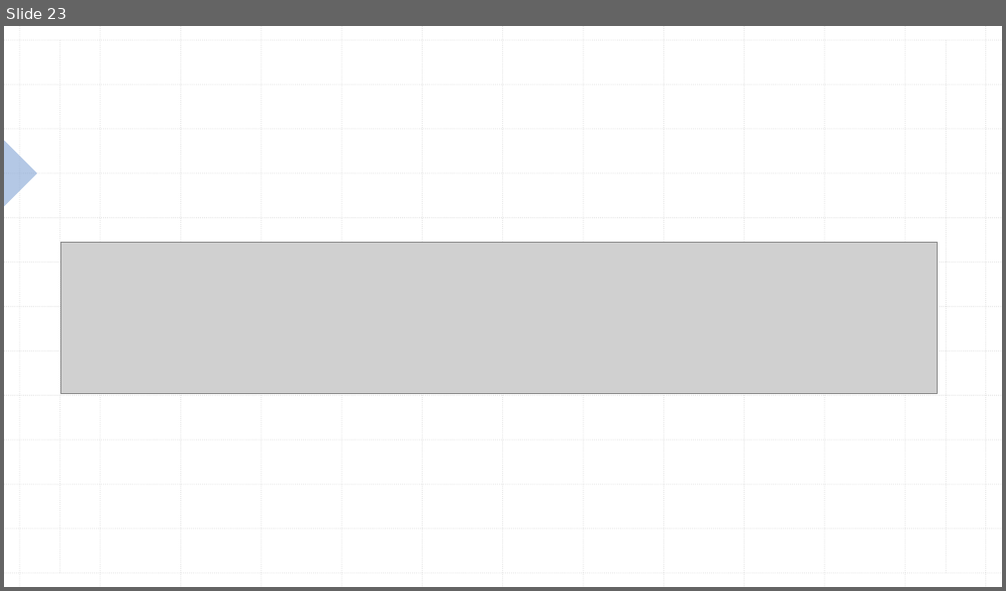
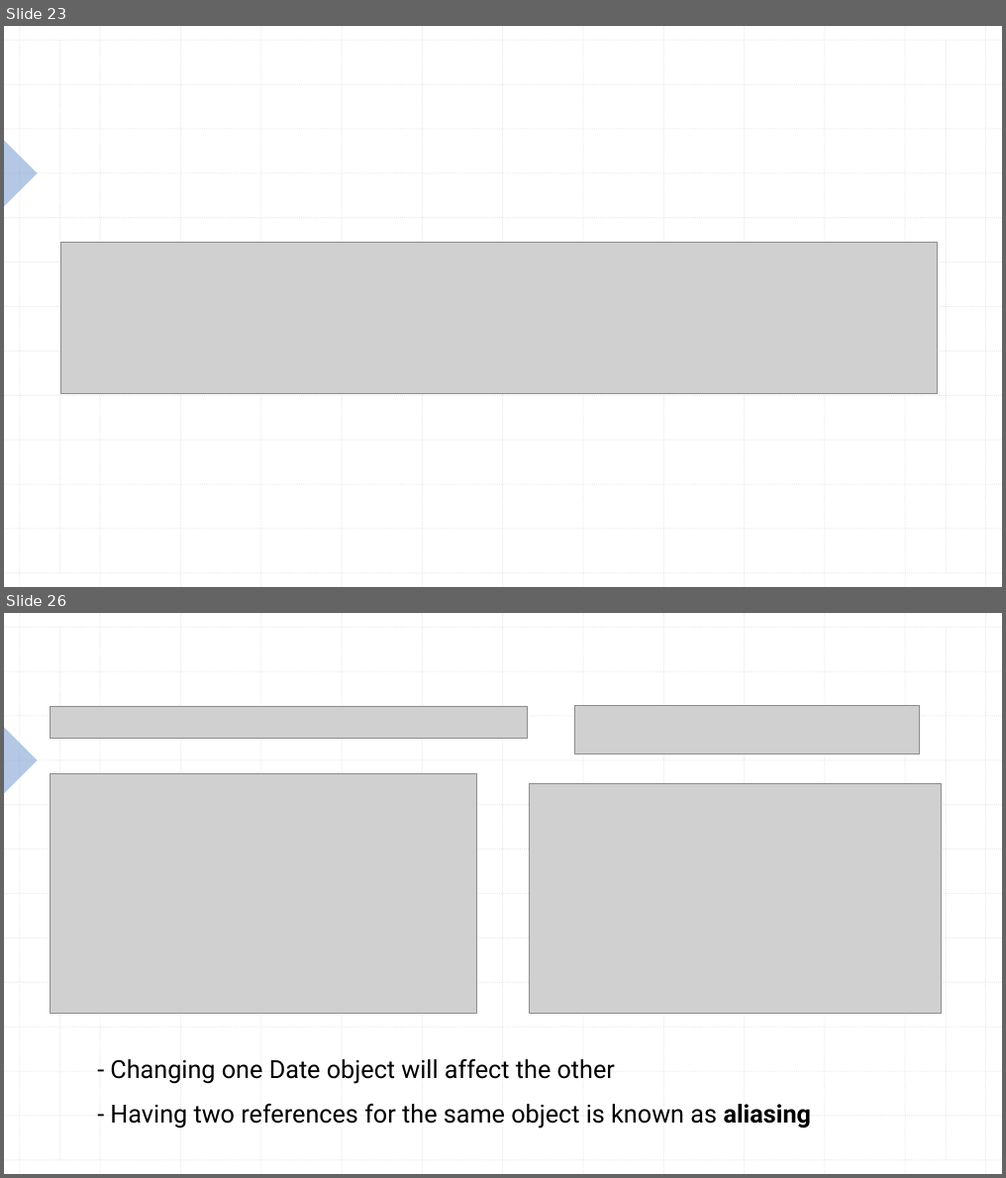
Before and after one commit to KarinaSang/Teaching, a slide deck: AP Java/Week3/Week3.pptx. Shown one above the other, each under a label of ours: slide 23 before the commit, slides 23 and 26 after it; the slides between them are not shown. The pictures are 1006x591 and 1006x1178 pixels, drawn with LibreOffice and Linux fonts; fonts in the diff are those of the drawing; grey boxes stand for pictures. Boxes give left, top, right and bottom in pixels: in the first picture for what was removed or moved away, otherwise in the second. Text is boxed around its words. In the diff, an @@ line names an element or a change of style, - is before the commit and + after.

```diff
--- a/AP Java/Week3/Week3.pptx
+++ b/AP Java/Week3/Week3.pptx
@@ slide 26 added at box(4, 613, 1002, 1174), background #FFFFFF; not listed: 29 template elements that a slide beside it also shows @@
@@ picture added at box(51, 706, 528, 738) @@
@@ picture added at box(574, 706, 920, 754) @@
@@ picture added at box(51, 774, 477, 1014) @@
@@ picture added at box(529, 783, 941, 1014) @@
@@ text added at box(110, 1059, 812, 1129), 24 pt, text #000000 @@
+- Changing one Date object will affect the other
+- Having two references for the same object is known as aliasing
```
Also in this commit, not shown: 24 other slides added, 8 slides removed, 11 other files.
